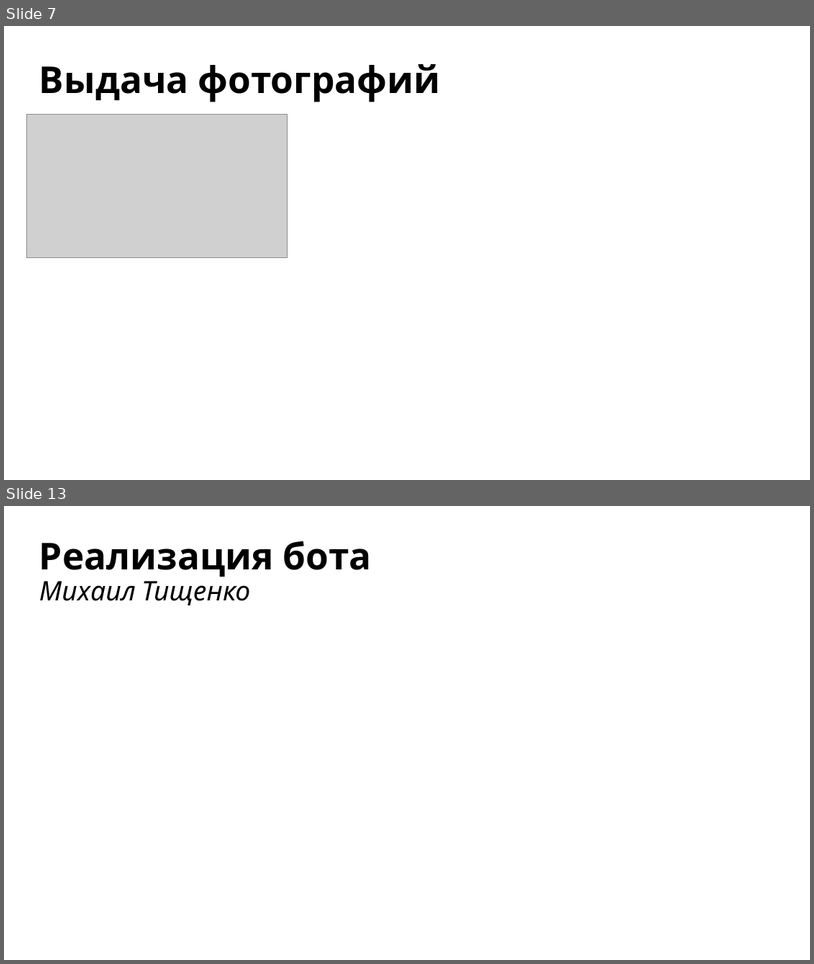
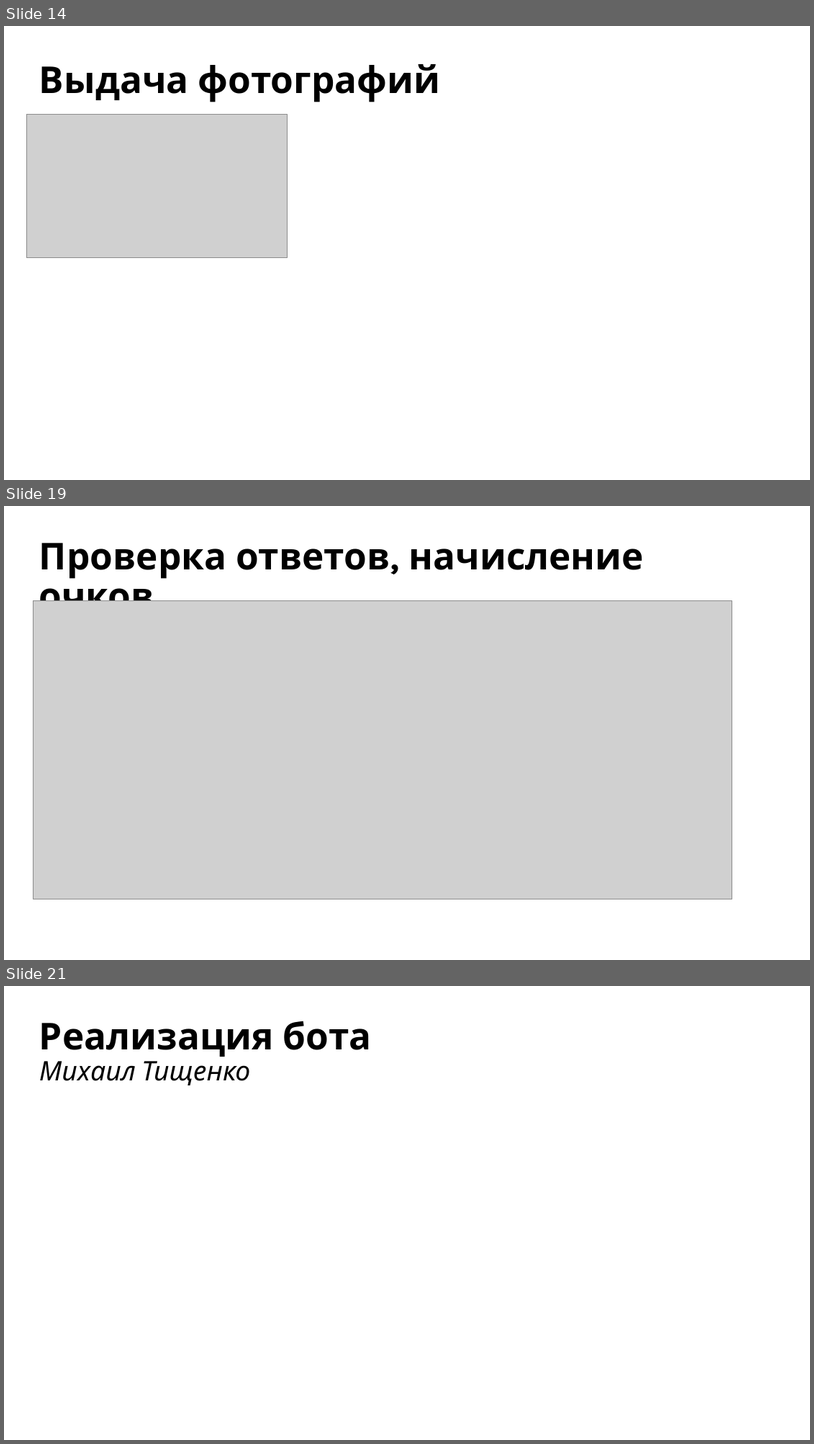
Before and after one commit to yugansonchik/GeoQuest, a slide deck: Презентация GeoQuest.pptx. Shown one above the other, each under a label of ours: slides 7 and 13 before the commit, slides 14, 19 and 21 after it; the slides between them are not shown. The pictures are 814x964 and 814x1444 pixels, drawn with LibreOffice and Linux fonts; fonts in the diff are those of the drawing; grey boxes stand for pictures. Boxes give left, top, right and bottom in pixels: in the first picture for what was removed or moved away, otherwise in the second. Text is boxed around its words. In the diff, an @@ line names an element or a change of style, - is before the commit and + after.

```diff
--- a/Презентация GeoQuest.pptx
+++ b/Презентация GeoQuest.pptx
@@ slide 19 added at (4, 506, 810, 960), background #FFFFFF @@
@@ title added at (39, 543, 645, 601), 44 pt, text #000000, bold @@
+Проверка ответов, начисление очков
@@ picture added at (33, 601, 732, 898) @@
@@ what was slide 7 is now slide 14 @@
@@ what was slide 13 is now slide 21 @@
```
Also in this commit, not shown: 10 slides changed, 11 other slides added.
